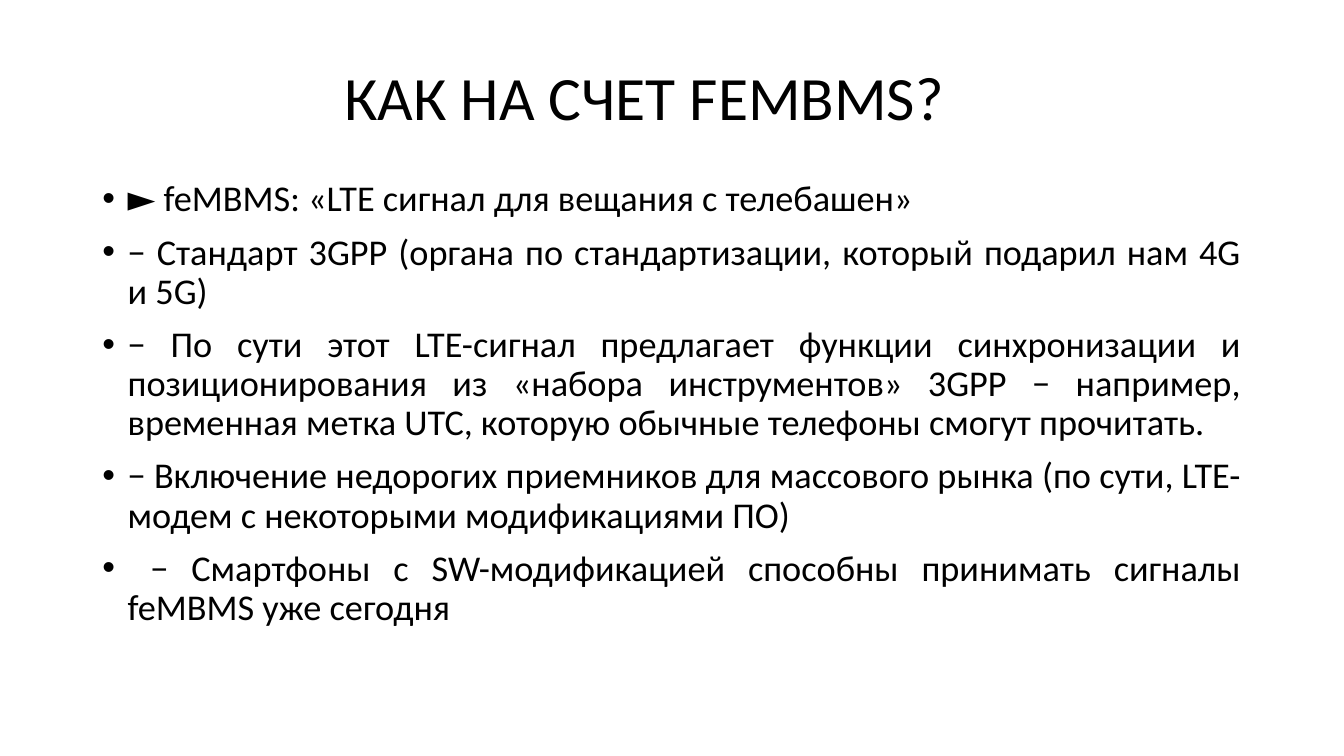
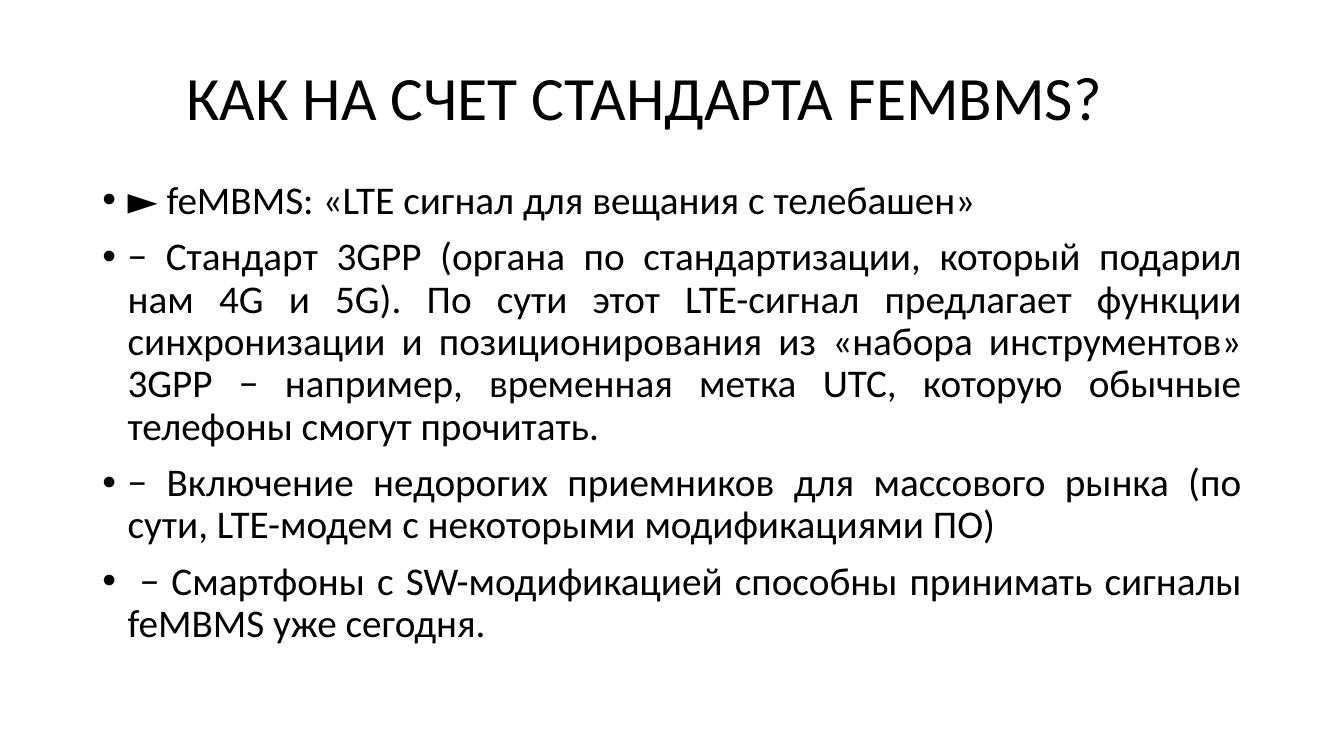
Before and after one commit to SiwaNetwork/QUANTUM, a slide deck: slide 7 of Time-Card/ДОКУМЕНТЫ/ТИПОГРАФИЯ/PNT НА ОСНОВЕ 5G и ТВ.pptx. Drawn at 1344x756 pixels with LibreOffice and Linux fonts; fonts in the diff are those of the drawing. Boxes give left, top, right and bottom in pixels: in the first picture for what was removed or moved away, otherwise in the second. Text is boxed around its words. In the diff, an @@ line names an element or a change of style, - is before the commit and + after.

```diff
--- a/Time-Card/ДОКУМЕНТЫ/ТИПОГРАФИЯ/PNT НА ОСНОВЕ 5G и ТВ.pptx
+++ b/Time-Card/ДОКУМЕНТЫ/ТИПОГРАФИЯ/PNT НА ОСНОВЕ 5G и ТВ.pptx
@@ title at [187,78,1102,130]: text changed @@
-КАК НА СЧЕТ FEMBMS?
+КАК НА СЧЕТ СТАНДАРТА FEMBMS?
@@ text at [128,187,1241,545]: size 25.9 to 28 pt in "► feMBMS: «LTE сигнал для вещания с ...", "− Включение недорогих приемников для массового рынка ..." @@
@@ text at [128,241,1242,447]: text changed; size 25.9 to 28 pt @@
-• − Стандарт 3GPP (органа по стандартизации, который подарил нам 4G и 5G)
-• − По сути этот LTE-сигнал предлагает функции синхронизации и позиционирования из «набора инструментов» 3GPP − например, временная метка UTC, которую обычные телефоны смогут прочитать.
+• − Стандарт 3GPP (органа по стандартизации, который подарил нам 4G и 5G). По сути этот LTE-сигнал предлагает функции синхронизации и позиционирования из «набора инструментов» 3GPP − например, временная метка UTC, которую обычные телефоны смогут прочитать.
@@ text at [128,568,1242,644]: text changed; size 25.9 to 28 pt @@
-• − Смартфоны с SW-модификацией способны принимать сигналы feMBMS уже сегодня
+• − Смартфоны с SW-модификацией способны принимать сигналы feMBMS уже сегодня.
```
Also in this commit, not shown: 6 other slides changed, 1 slide removed, 2 other files.
